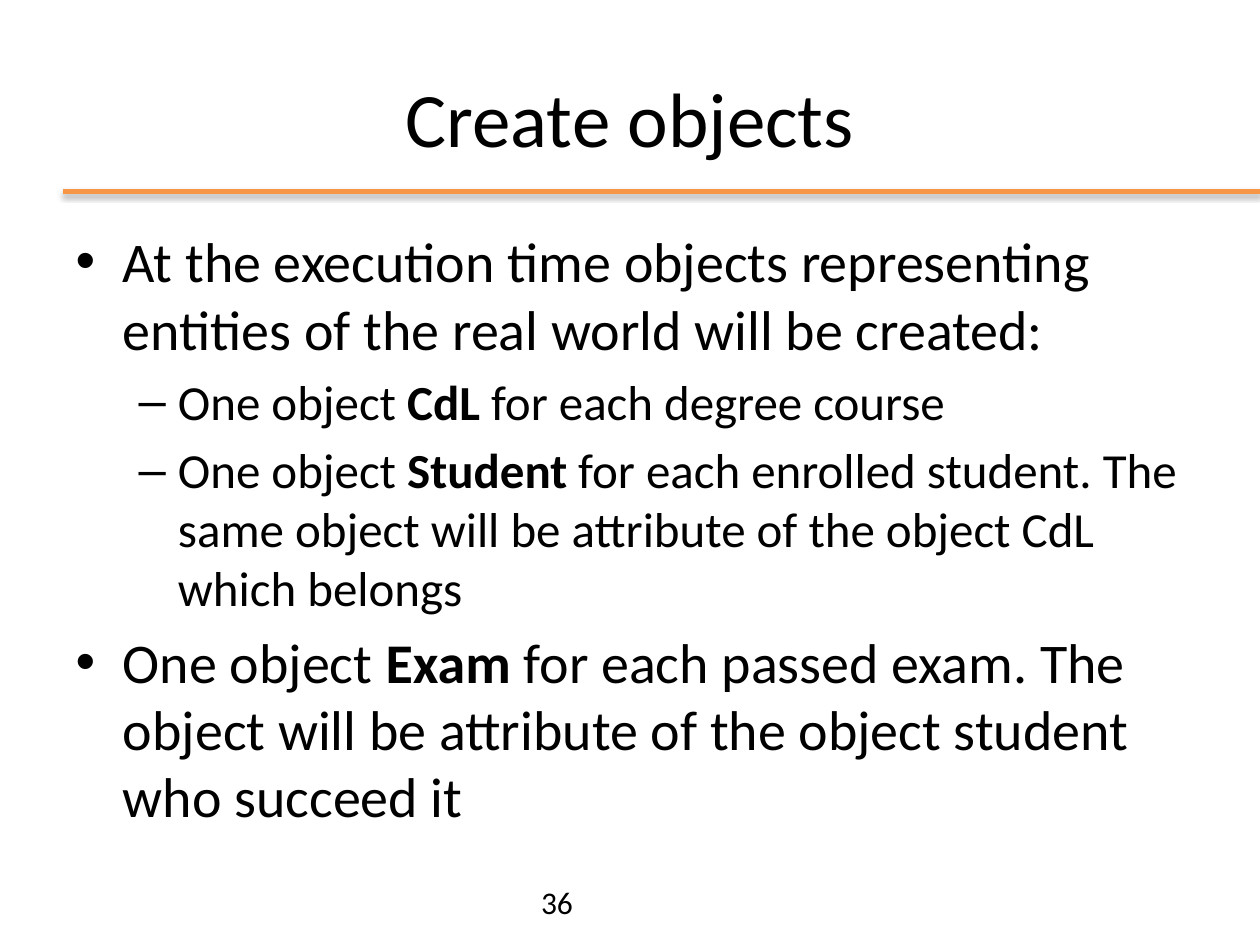
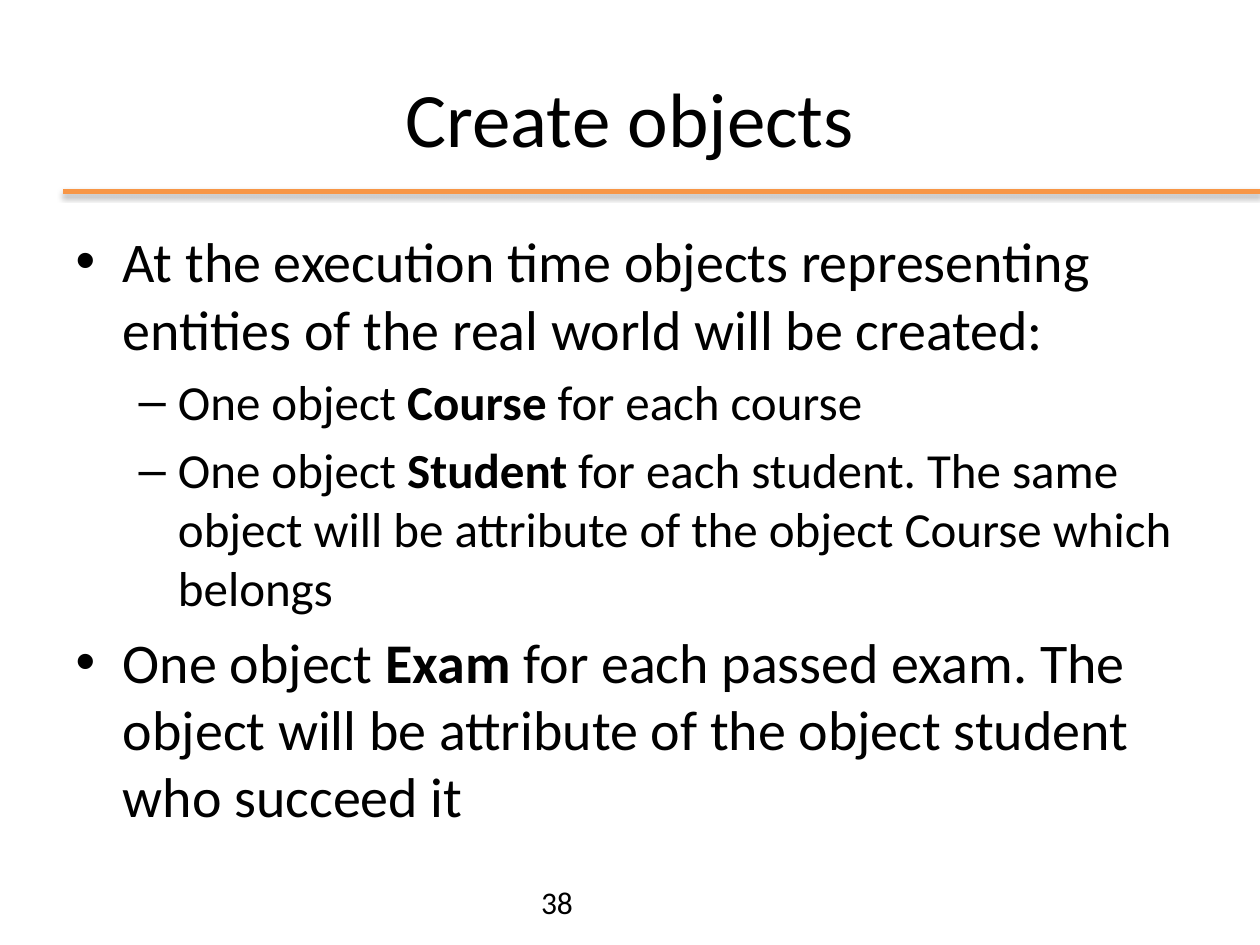
Before and after one commit to giordy97/Programmazione_Oggetti, a slide deck: slide 38 of slides/ppt/01_FromCtoJava.pptx (slide 36 before the commit). Drawn at 1260x945 pixels with LibreOffice and Linux fonts; fonts in the diff are those of the drawing; background and template pictures are left out. Boxes give left, top, right and bottom in pixels: in the first picture for what was removed or moved away, otherwise in the second. Text is boxed around its words. In the diff, an @@ line names an element or a change of style, - is before the commit and + after.

```diff
--- a/slides/ppt/01_FromCtoJava.pptx
+++ b/slides/ppt/01_FromCtoJava.pptx
@@ text at (178,386,1171,615): text changed @@
-  – One object CdL for each degree course
-  – One object Student for each enrolled student. The same object will be attribute of the object CdL which belongs
+  – One object Course for each course
+  – One object Student for each student. The same object will be attribute of the object Course which belongs
@@ page number at (541,892,573,915): text changed @@
-36
+38
```
Also in this commit, not shown: 26 other slides changed, 2 slides added, 4 other files.
